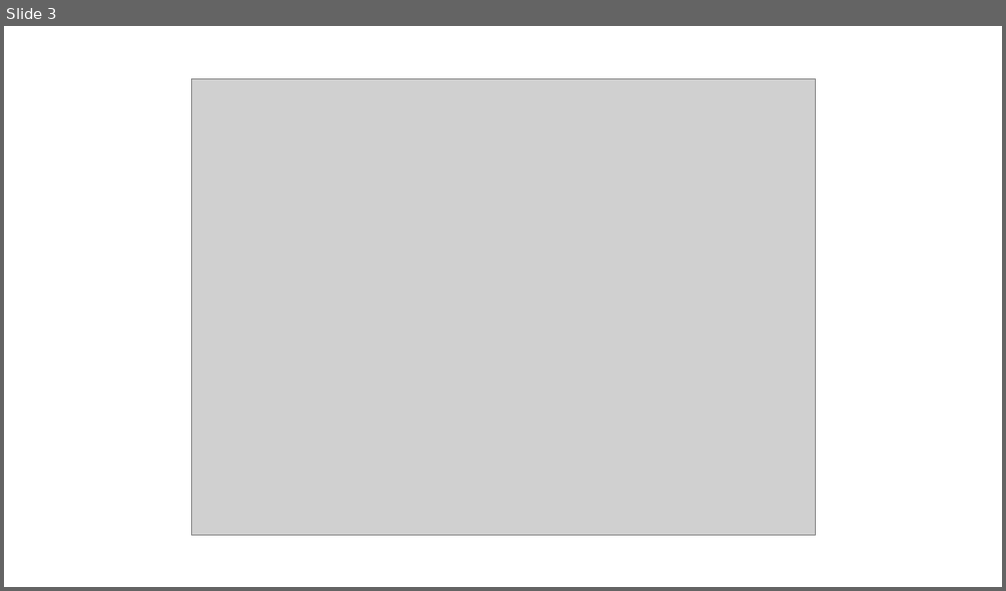
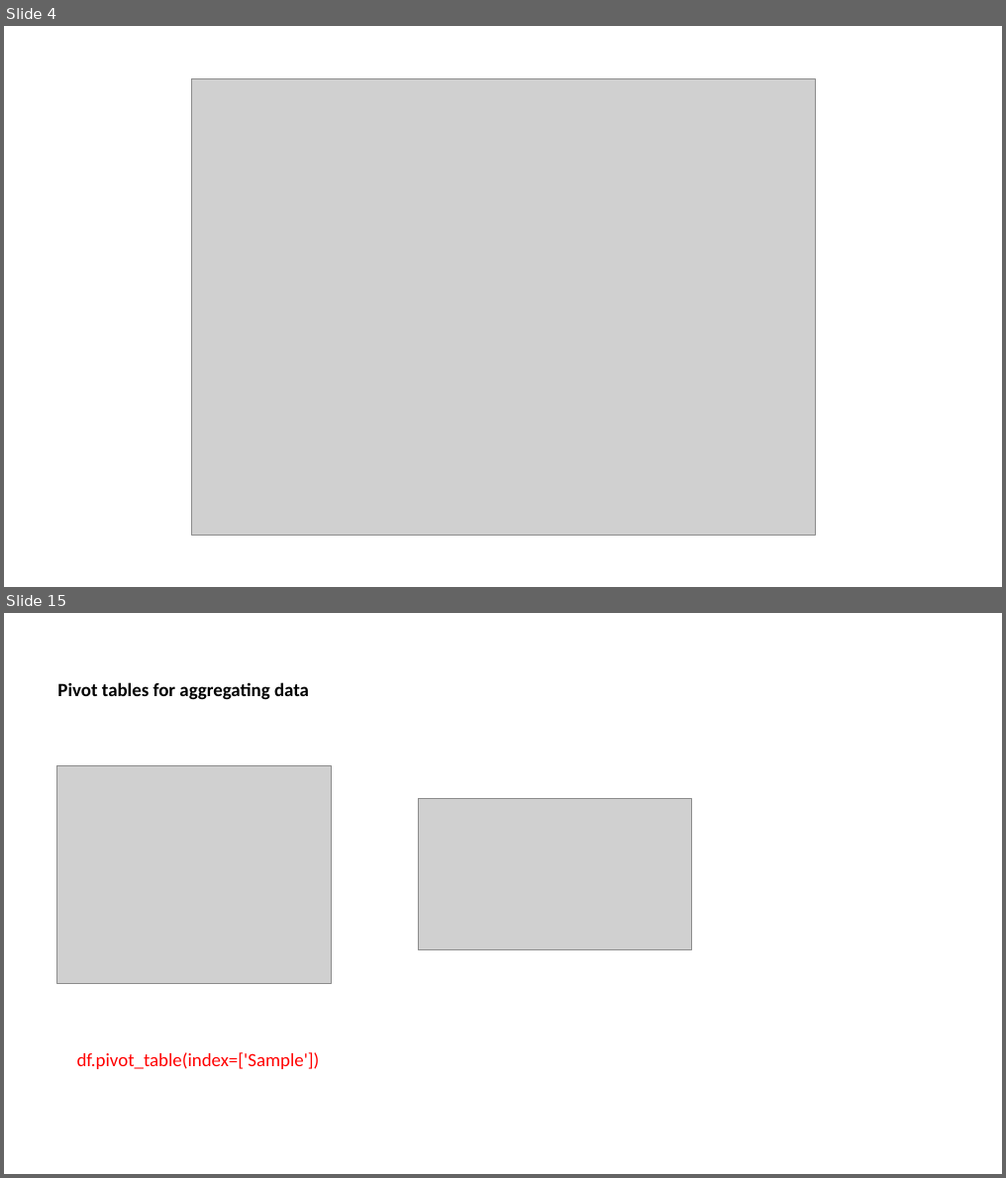
Before and after one commit to nicksavill/DEB_development, a slide deck: Week_5/Joining_merging.pptx. Shown one above the other, each under a label of ours: slide 3 before the commit, slides 4 and 15 after it; the slides between them are not shown. The pictures are 1006x591 and 1006x1178 pixels, drawn with LibreOffice and Linux fonts; fonts in the diff are those of the drawing; grey boxes stand for pictures. Boxes give left, top, right and bottom in pixels: in the first picture for what was removed or moved away, otherwise in the second. Text is boxed around its words. In the diff, an @@ line names an element or a change of style, - is before the commit and + after.

```diff
--- a/Week_5/Joining_merging.pptx
+++ b/Week_5/Joining_merging.pptx
@@ slide 15 added at bbox=[4, 613, 1002, 1174], background #FFFFFF @@
@@ text added at bbox=[57, 682, 309, 700], 18 pt, text #000000, bold @@
+Pivot tables for aggregating data
@@ picture added at bbox=[56, 765, 331, 984] @@
@@ picture added at bbox=[418, 799, 691, 951] @@
@@ text added at bbox=[77, 1053, 320, 1069], 18 pt, text #FF0000 @@
+df.pivot_table(index=['Sample'])
@@ what was slide 3 is now slide 4 @@
```
Also in this commit, not shown: 4 slides changed, 9 other slides added, 1 slide removed, 18 other files.
